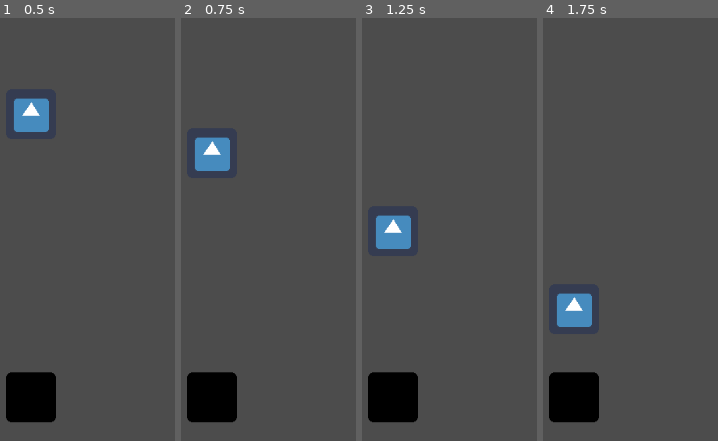
Above: before the commit, frames 1-4 (left to right).
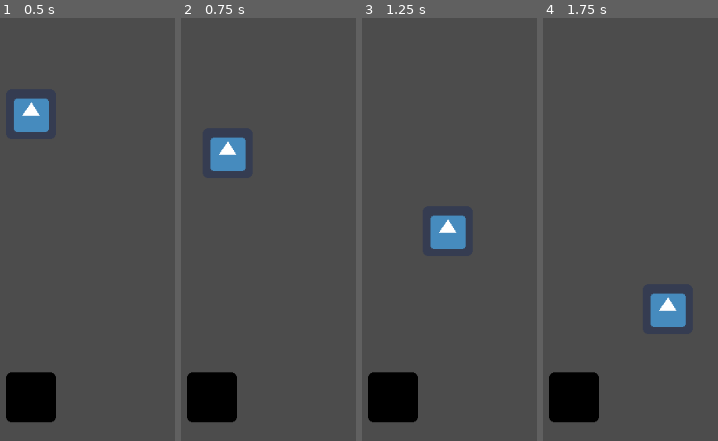
Above: after the commit, the same moments.

Repository: maxwellbor/Project_001
Game: Godot game, scene res://World.tscn
The game is run twice, just before and just after one commit, with the same random seed, the same clock (stepped at 60 frames per second) and the same inputs. The engine's default icon, where the game draws it, is replaced by a stand-in: a white triangle on a blue panel in a dark square.
Inputs:
- Up to frame 1 (0.5 s): no input
- Up to frame 2 (0.75 s): hold Right (ui_right) from 0.53 s (still down); hold Up (ui_up) from 0.53 s (still down)
- Up to frame 3 (1.25 s): keep holding Right (ui_right); keep holding Up (ui_up)
- Up to frame 4 (1.75 s): keep holding Right (ui_right); release Up (ui_up) at 1.28 s; tap Up (ui_up) at 1.35, 1.52 s

Frame 1 is identical in both runs. In frame 2, 1.7% of the frame differs, in the area x 8-38%, y 28-37%; in frame 3, 3.2%, in the area x 8-60%, y 46-55%; in frame 4, 3.2%.

Commit message:
Movimentos Basicos

Diff:
--- a/Player.gd
+++ b/Player.gd
@@ -10,5 +10,20 @@
 	# Limitar a Aceleração da Gravidade
 	if motion.y < 200:
 		motion.y += 20
+
+	# Pular
+	# Pular apenas em contato com o Chão
+	if Input.is_action_pressed("ui_up") and is_on_floor():
+		motion.y = -500
+	# Mover para Direita
+	elif Input.is_action_pressed("ui_right"):
+		motion.x = 100
+	# Mover para Esquerda
+	elif Input.is_action_pressed("ui_left"):
+		motion.x = -100
+	# Para movimento Horizontal
+	else:
+		motion.x = 0
+
 	# Executar Movimentação
 	move_and_slide(motion, floorDirection)
Not shown, changed: .mono/metadata/ide_messaging_meta.txt
